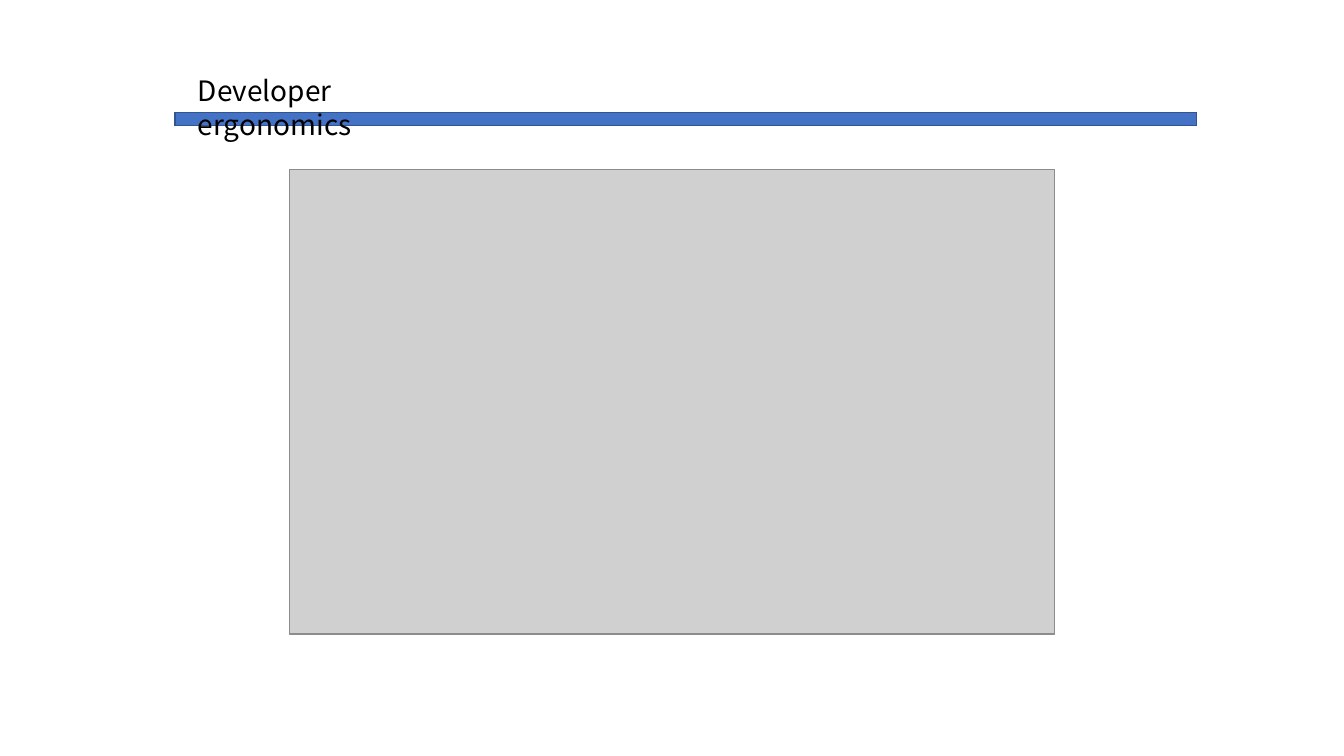
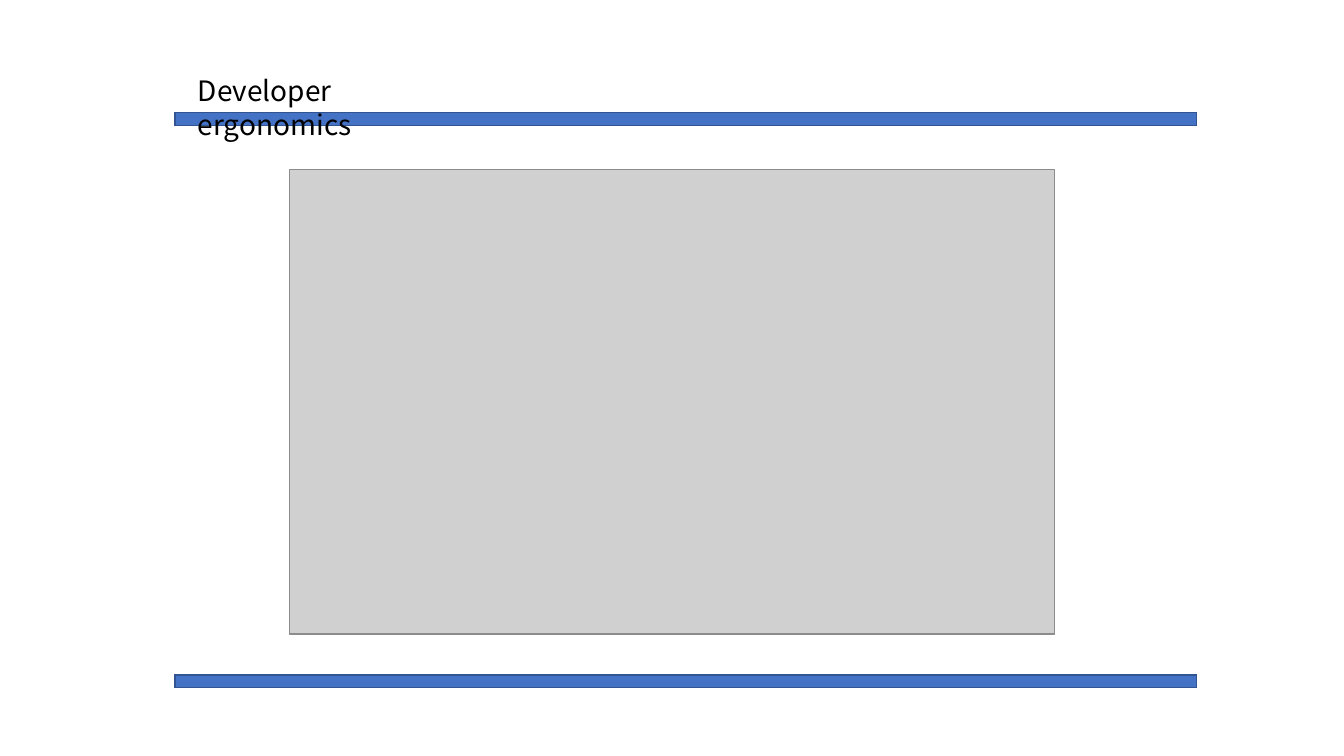
Before and after one commit to Mikusnuz/MyPractice, a slide deck: slide 8 of Study/IntelliJ.pptx. Drawn at 1344x756 pixels with LibreOffice and Linux fonts; fonts in the diff are those of the drawing; grey boxes stand for pictures. Boxes give left, top, right and bottom in pixels: in the first picture for what was removed or moved away, otherwise in the second. Text is boxed around its words. In the diff, an @@ line names an element or a change of style, - is before the commit and + after.

```diff
--- a/Study/IntelliJ.pptx
+++ b/Study/IntelliJ.pptx
@@ rectangle added at (174, 675, 1197, 688), fill #4472C4, outline #325491 1 pt @@
```
Also in this commit, not shown: 9 other slides changed.
